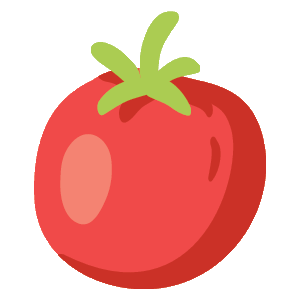
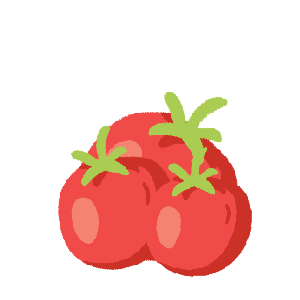
Layers edited between the first and the second 300x300 image:
added layer "Group 1 copy" above "Group 1" over [57,91,252,277]
added group "Group 1" with 3 layers above "Layer 2" over [57,91,252,277]
moved "Layer 1 copy" into group "Group 1", painted on it over [34,11,266,289]
moved "Layer 1" into group "Group 1", painted on it over [34,11,266,289]
moved "Layer 1 copy 2" into group "Group 1", painted on it over [34,11,266,289]
